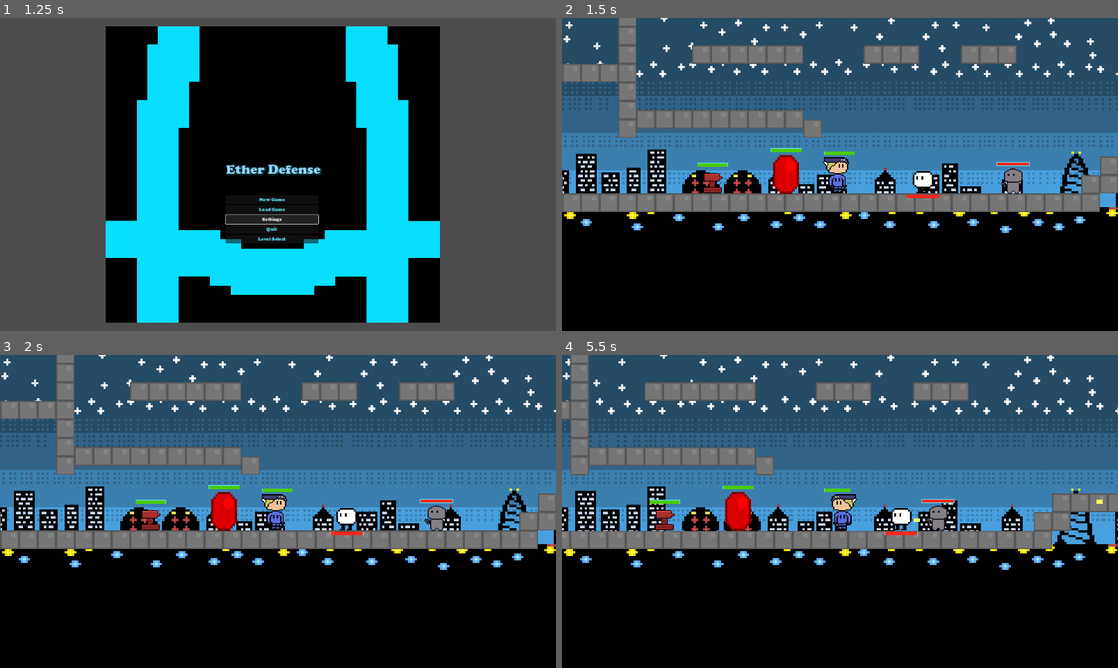
Above: before the commit, frames 1-4 (two rows, left to right).
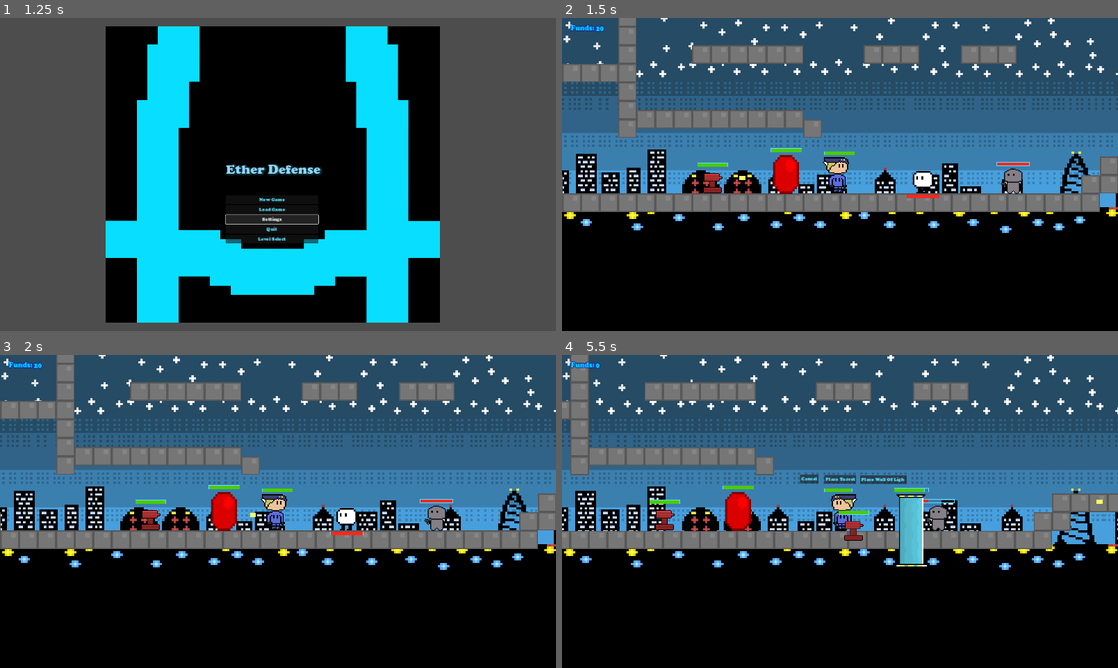
Above: after the commit, the same moments.

Repository: CoolBoy0064/EtherDefense
Game: Godot game, scene res://Title Screen.tscn
Two runs of this game, one before a commit and one after it. Both use one fixed random seed, a clock stepped at 60 frames per second and the inputs below.
Inputs (mouse positions are in pixels of both pictures, inside the frame that each line leads up to):
- Up to frame 1 (1.25 s): click "Settings" at 0.5 s
- Up to frame 2 (1.5 s): click "New Game" at 1.25 s
- Up to frame 3 (2 s): no input
- Up to frame 4 (5.5 s): hold D (move_right) 2.03-2.75 s; hold 1 (spawn_tower, bound only after the commit) 2.03-2.75 s; tap Space (jump) at 2.27, 3.77 s; click (840, 480) at 2.75 s, where only the run after the commit has a clickable "Place Turret"; hold D (move_right) 3.53-4.25 s; tap V (Secondary) at 3.6 s; tap 1 (spawn_tower, bound only after the commit) at 3.8, 5.3 s; click (884, 480) at 4.25 s, where only the run after the commit has a clickable "Place Wall Of Light"; hold A (move_left) from 5.03 s (still down); hold E (Switch) from 5.03 s (still down)

Frame 1 is identical in both runs. In frame 2, 0.1% of the frame differs, in the area x 1-33%, y 2-52%; in frame 3, 0.1%; in frame 4, 2.0%, in the area x 1-71%, y 2-68%.

Commit message:
2 week update
Added feature for the player to place towers using a new resource: Fundamentals. Also added the ability for enemies to drop fundamentals , enemies can turn around as well as towers. The player can respawn after they die. Some other bug fixes are also included

Diff:
--- a/EtherDefense/MeleeEnemy.gd
+++ b/EtherDefense/MeleeEnemy.gd
@@ -9,6 +9,8 @@
 
 const flip_x = Vector2(-1, 0)
 
+@export var drop : PackedScene
+@export var drop_count = 1
 @export var starting_direction = -1 #affects the starting direction the enemy will go (-1 for left, 1 for right)
 @export var speed = Vector2(200, 1000)
 @export var gravity = 1600
@@ -25,6 +27,7 @@
 
 # Called when the node enters the scene tree for the first time.
 func _ready():
+	apply_floor_snap()
 	if starting_direction != -1:
 		change_direction()
 	$Area2D/CollisionShape2D.disabled = false
@@ -73,13 +76,24 @@
 
 
 
+func destroy():
+	for xn in drop_count:
+		call_deferred("create_drop", xn)
+	queue_free()
+
+func create_drop(xn):
+		var drop_instance = drop.instantiate()
+		get_tree().get_root().add_child(drop_instance)
+		drop_instance.global_position = global_position
+		drop_instance.global_position.x = drop_instance.global_position.x + (xn * 20)
+
 
 func handle_hit(dmg):
 	Health -= dmg
 	HPBar.value = (Health / float(MAX_HEALTH)) * 100
 	if Health <= 0:
 		emit_signal("died")
-		queue_free()
+		destroy()
 
 
 func _on_area_2d_body_entered(body: Node2D) -> void:
--- a/EtherDefense/Player.gd
+++ b/EtherDefense/Player.gd
@@ -56,6 +56,8 @@
 		shield()
 	if event.is_action_pressed("ui_pause"):
 		get_tree().change_scene_to_file("res://Title Screen.tscn")
+	if event.is_action_pressed("spawn_tower"):
+		$Build_Menu.show()
 
 
 
@@ -114,6 +116,7 @@
 
 # Called when the node enters the scene tree for the first time.
 func _ready():
+	update_HUD()
 	spawn_position = global_position
 	HPBar.max_value = MAX_HEALTH
 
@@ -218,6 +221,7 @@
 	dead = true
 	$RespawnText.show()
 	$RespawnTimer.show()
+	$CollisionShape2D.disabled = true
 
 func respawn():
 	Health = MAX_HEALTH
@@ -227,3 +231,12 @@
 	dead = false
 	$RespawnText.hide()
 	$RespawnTimer.hide()
+	$CollisionShape2D.disabled = false
+
+
+func update_HUD():
+	$Fundamentals/Label.text = str($Build_Menu.fundamentals)
+
+
+func add_funds(funds):
+	$Build_Menu.add_funds(funds)
--- a/EtherDefense/Player.tscn
+++ b/EtherDefense/Player.tscn
@@ -7,7 +7,11 @@
 [ext_resource type="PackedScene" uid="uid://bpcp15pejsahi" path="res://Projectiles/ShieldUp.tscn" id="6"]
 [ext_resource type="Texture2D" uid="uid://bturt4jpyvrix" path="res://Textures/Player Sprites/GunAttck.png" id="6_deu00"]
 [ext_resource type="Texture2D" uid="uid://cwje2jnrpagu4" path="res://Textures/Player Sprites/PlayerIdle-export.png" id="6_gk6m8"]
-[ext_resource type="LabelSettings" uid="uid://ck3810640q7v" path="res://RespawnSettings.tres" id="8_tgje5"]
+[ext_resource type="LabelSettings" uid="uid://3ju0s8st4ldj" path="res://RespawnSettings.tres" id="8_tgje5"]
+[ext_resource type="Script" path="res://build_menu.gd" id="9_bkhlj"]
+[ext_resource type="PackedScene" uid="uid://bwteg7ognsle" path="res://Turret.tscn" id="10_jj0uu"]
+[ext_resource type="Theme" uid="uid://172w2bxq0x0l" path="res://Button.tres" id="11_4aatc"]
+[ext_resource type="PackedScene" uid="uid://c52hevvnchkt5" path="res://wall_of_light.tscn" id="11_buoyy"]
 
 [sub_resource type="CanvasItemMaterial" id="8"]
 
@@ -221,6 +225,7 @@
 
 [node name="RespawnText" type="Label" parent="."]
 visible = false
+z_index = 4000
 offset_left = -97.0
 offset_top = -139.0
 offset_right = 52.0
@@ -230,6 +235,7 @@
 
 [node name="RespawnTimer" type="Label" parent="."]
 visible = false
+z_index = 4000
 offset_left = 58.0
 offset_top = -139.0
 offset_right = 98.0
@@ -238,4 +244,69 @@
 "
 label_settings = ExtResource("8_tgje5")
 
+[node name="Fundamentals" type="Label" parent="."]
+z_index = 4000
+offset_left = -930.0
+offset_top = -521.0
+offset_right = -848.0
+offset_bottom = -492.0
+text = "Funds:"
+label_settings = ExtResource("8_tgje5")
+
+[node name="Label" type="Label" parent="Fundamentals"]
+layout_mode = 0
+offset_left = 86.0
+offset_top = 2.0
+offset_right = 126.0
+offset_bottom = 31.0
+label_settings = ExtResource("8_tgje5")
+
+[node name="Build_Menu" type="Control" parent="."]
+visible = false
+z_index = 4000
+layout_mode = 3
+anchors_preset = 0
+offset_right = 40.0
+offset_bottom = 40.0
+script = ExtResource("9_bkhlj")
+Tower1 = ExtResource("10_jj0uu")
+Tower2 = ExtResource("11_buoyy")
+
+[node name="Turret" type="Button" parent="Build_Menu"]
+layout_mode = 0
+offset_left = -54.0
+offset_top = -126.0
+offset_right = 56.0
+offset_bottom = -99.0
+theme = ExtResource("11_4aatc")
+text = "Place Turret"
+
+[node name="Placement_spot" type="Marker2D" parent="Build_Menu"]
+position = Vector2(100, 65)
+
+[node name="Placement_spot2" type="Marker2D" parent="Build_Menu"]
+position = Vector2(-100, 65)
+
+[node name="Wall" type="Button" parent="Build_Menu"]
+layout_mode = 0
+offset_left = 69.0
+offset_top = -125.0
+offset_right = 231.0
+offset_bottom = -98.0
+theme = ExtResource("11_4aatc")
+text = "Place Wall Of Light"
+
+[node name="Exit" type="Button" parent="Build_Menu"]
+layout_mode = 0
+offset_left = -138.0
+offset_top = -128.0
+offset_right = -75.0
+offset_bottom = -97.0
+theme = ExtResource("11_4aatc")
+text = "Cancel
+"
+
 [connection signal="body_entered" from="EnemyDetector" to="." method="_on_EnemyDetector_body_entered"]
+[connection signal="pressed" from="Build_Menu/Turret" to="Build_Menu" method="_on_turret_pressed"]
+[connection signal="pressed" from="Build_Menu/Wall" to="Build_Menu" method="_on_wall_pressed"]
+[connection signal="pressed" from="Build_Menu/Exit" to="Build_Menu" method="_on_exit_pressed"]
--- a/EtherDefense/ShooterEnemy.gd
+++ b/EtherDefense/ShooterEnemy.gd
@@ -1,4 +1,6 @@
 extends Actor
+
+signal died
 
 var shooting = 0
 var shootCooldown = 0
@@ -9,6 +11,8 @@
 var direction = -1
 var wall = 0
 var stop = false;
+@export var drop : PackedScene
+@export var drop_count = 1
 @export var starting_direction = 1
 @onready var sprite : Sprite2D = get_node("Sprite2D")
 @onready var HPBar = $HealthBar
@@ -20,6 +24,7 @@
 @onready var detector = $Area2D/CollisionShape2D
 
 func _ready() -> void:
+	apply_floor_snap()
 	if starting_direction != 1:
 		change_direction()
 # Called every frame. 'delta' is the elapsed time since the previous frame.
@@ -93,7 +98,7 @@
 	HPBar.value = (Health / float(MAX_HEALTH)) * 100
 	if Health <= 0:
 		emit_signal("died")
-		queue_free()
+		destroy()
 
 
 func _on_area_2d_body_exited(body: Node2D) -> void:
@@ -108,3 +113,15 @@
 	direction = direction * -1
 	lookLeft = !lookLeft
 	$Area2D/CollisionShape2D.position.x = $Area2D/CollisionShape2D.position.x * -1
+
+func destroy():
+	for xn in drop_count:
+		call_deferred("create_drop", xn)
+	queue_free()
+
+#ISSUE: drops get created slightly in the ground for the enemy that uses this files, will probably hardcode position later
+func create_drop(xn):
+		var drop_instance = drop.instantiate()
+		get_tree().get_root().add_child(drop_instance)
+		drop_instance.global_position = global_position
+		drop_instance.global_position.x = drop_instance.global_position.x + (xn * 20)
--- a/EtherDefense/ShooterEnemy.tscn
+++ b/EtherDefense/ShooterEnemy.tscn
@@ -1,7 +1,8 @@
-[gd_scene load_steps=10 format=3 uid="uid://b1tp87d71nlpw"]
+[gd_scene load_steps=11 format=3 uid="uid://b1tp87d71nlpw"]
 
 [ext_resource type="Script" path="res://ShooterEnemy.gd" id="2"]
 [ext_resource type="PackedScene" uid="uid://bdjatifhtb4wk" path="res://Projectiles/EnemyBoolet.tscn" id="2_r5k38"]
+[ext_resource type="PackedScene" uid="uid://b482buce5qyfn" path="res://funds.tscn" id="2_t7amq"]
 [ext_resource type="Texture2D" uid="uid://cgltlmv62lof3" path="res://Textures/RangedEnemy.png" id="3_a4no5"]
 
 [sub_resource type="RectangleShape2D" id="1"]
@@ -35,6 +36,7 @@
 collision_layer = 4
 collision_mask = 3
 script = ExtResource("2")
+drop = ExtResource("2_t7amq")
 Bullet = ExtResource("2_r5k38")
 speed = Vector2(100, 1000)
 Health = 20
--- a/EtherDefense/Turret.gd
+++ b/EtherDefense/Turret.gd
@@ -32,7 +32,7 @@
 # Called when the node enters the scene tree for the first time.
 func _ready() -> void:
 	if start_scale == -1:
-		flip_turret()
+		flip_tower()
 
 func _physics_process(delta: float) -> void:
 	if shooting:
@@ -58,6 +58,8 @@
 	print (enemies)
 
 func shoot():
+	if (!is_instance_valid(current_enemy)):
+		return #do nothing if the enemy were shooting does not exist
 	var bullet_instance = Bullet.instantiate()
 	get_tree().get_root().add_child(bullet_instance)
 	bullet_instance.global_position = gun.global_position
@@ -93,8 +95,14 @@
 	else:
 		current_enemy = next_enemy
 
-func flip_turret():
+func flip_tower():
 	if scale.x == 1:
 		scale.x = -1
+		$HealthBar.scale.x = $HealthBar.scale.x * -1
+		$HealthBar.position.x = $HealthBar.position.x * -1
+		lookleft = true
 	else:
 		scale.x = 1
+		$HealthBar.scale.x = $HealthBar.scale.x * -1
+		$HealthBar.position.x = $HealthBar.position.x * -1
+		lookleft = false
--- a/EtherDefense/Turret.tscn
+++ b/EtherDefense/Turret.tscn
@@ -9,7 +9,7 @@
 size = Vector2(64, 74)
 
 [sub_resource type="RectangleShape2D" id="2"]
-size = Vector2(1144, 67.75)
+size = Vector2(795, 90)
 
 [sub_resource type="CanvasItemMaterial" id="CanvasItemMaterial_38ui2"]
 
@@ -58,7 +58,7 @@
 
 [node name="CollisionShape2D" type="CollisionShape2D" parent="Area2D"]
 modulate = Color(1, 0.917647, 0.32549, 1)
-position = Vector2(-2, -2.125)
+position = Vector2(365, -14)
 shape = SubResource("2")
 
 [node name="HealthBar" type="ProgressBar" parent="."]
--- a/EtherDefense/brute.tscn
+++ b/EtherDefense/brute.tscn
@@ -1,7 +1,8 @@
-[gd_scene load_steps=23 format=3 uid="uid://d0v2eqbe6pviy"]
+[gd_scene load_steps=24 format=3 uid="uid://d0v2eqbe6pviy"]
 
 [ext_resource type="Script" path="res://MeleeEnemy.gd" id="1_j2mkk"]
 [ext_resource type="Texture2D" uid="uid://baipuq5ar85uc" path="res://Textures/Brute/BruteAttack.png" id="2_bk0ss"]
+[ext_resource type="PackedScene" uid="uid://b482buce5qyfn" path="res://funds.tscn" id="2_r4dme"]
 [ext_resource type="Texture2D" uid="uid://cgbvdx3ijq3bi" path="res://Textures/Brute/BruteWalk.png" id="3_tq1dc"]
 
 [sub_resource type="AtlasTexture" id="AtlasTexture_ncqov"]
@@ -196,6 +197,8 @@
 collision_layer = 4
 collision_mask = 3
 script = ExtResource("1_j2mkk")
+drop = ExtResource("2_r4dme")
+drop_count = 2
 speed = Vector2(100, 1000)
 damage = 15
 attackSpeed = 3
--- /dev/null
+++ b/EtherDefense/build_menu.gd
@@ -0,0 +1,58 @@
+extends Control
+
+
+
+@export var Tower1 : PackedScene
+@export var Tower2 : PackedScene
+@export var Tower1_cost = 10
+@export var Tower2_cost = 10
+@export var MAX_FUNDAMENTALS = 50
+var fundamentals = 20
+
+#Creates a turret at the placement spot and hides the build menu
+func _on_turret_pressed() -> void:
+	if fundamentals < Tower1_cost:
+		print("ERROR not enough funds")
+		hide()
+		return
+
+	fundamentals = fundamentals - Tower1_cost
+	get_parent().update_HUD()
+	var tower_instance = Tower1.instantiate()
+	get_tree().get_root().add_child(tower_instance)
+	tower_instance.global_position = $Placement_spot.global_position
+	if get_parent().lookLeft:
+		tower_instance.flip_tower() #if the player is looking to the left, spawn the tower facing left
+		tower_instance.global_position = $Placement_spot2.global_position
+	tower_instance.apply_floor_snap()
+	hide()
+
+
+#Hides the Build Menu and does nothing else
+func _on_exit_pressed() -> void:
+	hide()
+
+
+
+#Creates a wall of light at the placement spot and hides the build menu
+func _on_wall_pressed() -> void:
+	if fundamentals < Tower2_cost:
+		print("ERROR not enough funds")
+		hide()
+		return
+
+	fundamentals = fundamentals - Tower2_cost
+	get_parent().update_HUD()
+	var tower_instance = Tower2.instantiate()
+	get_tree().get_root().add_child(tower_instance)
+	tower_instance.global_position = $Placement_spot.global_position
+	if get_parent().lookLeft:
+		tower_instance.flip_tower() #if the player is looking to the left, spawn the tower facing left
+		tower_instance.global_position = $Placement_spot2.global_position
+	tower_instance.apply_floor_snap()
+	hide()
+
+func add_funds(funds):
+	fundamentals = fundamentals + funds
+	get_parent().update_HUD()
+	print("current funds: ", fundamentals)
--- /dev/null
+++ b/EtherDefense/funds.gd
@@ -0,0 +1,9 @@
+extends Area2D
+
+@export var value = 10
+
+func _on_body_entered(body: Node2D) -> void:
+	if(body.has_method("add_funds")):
+		print("adding funds")
+		body.add_funds(value)
+		queue_free()
--- /dev/null
+++ b/EtherDefense/funds.tscn
@@ -0,0 +1,22 @@
+[gd_scene load_steps=4 format=3 uid="uid://b482buce5qyfn"]
+
+[ext_resource type="Script" path="res://funds.gd" id="1_jrtue"]
+[ext_resource type="Texture2D" uid="uid://vlrhvbhguda2" path="res://Textures/Fundamentals.png" id="2_dwpbk"]
+
+[sub_resource type="RectangleShape2D" id="RectangleShape2D_raofx"]
+size = Vector2(101, 51)
+
+[node name="Funds" type="Area2D"]
+collision_layer = 0
+collision_mask = 2
+script = ExtResource("1_jrtue")
+
+[node name="Sprite2D" type="Sprite2D" parent="."]
+position = Vector2(1, 0)
+texture = ExtResource("2_dwpbk")
+
+[node name="CollisionShape2D" type="CollisionShape2D" parent="."]
+position = Vector2(-0.5, 37.5)
+shape = SubResource("RectangleShape2D_raofx")
+
+[connection signal="body_entered" from="." to="." method="_on_body_entered"]
--- a/EtherDefense/project.godot
+++ b/EtherDefense/project.godot
@@ -76,6 +76,16 @@
 "events": [Object(InputEventKey,"resource_local_to_scene":false,"resource_name":"","device":0,"window_id":0,"alt_presse …(194 unchanged characters)…
 ]
 }
+start_wave={
+"deadzone": 0.5,
+"events": [Object(InputEventKey,"resource_local_to_scene":false,"resource_name":"","device":-1,"window_id":0,"alt_pressed":false,"shift_pressed":false,"ctrl_pressed":false,"meta_pressed":false,"pressed":false,"keycode":0,"physical_keycode":52,"key_label":0,"unicode":52,"location":0,"echo":false,"script":null)
+]
+}
+spawn_tower={
+"deadzone": 0.5,
+"events": [Object(InputEventKey,"resource_local_to_scene":false,"resource_name":"","device":-1,"window_id":0,"alt_pressed":false,"shift_pressed":false,"ctrl_pressed":false,"meta_pressed":false,"pressed":false,"keycode":0,"physical_keycode":49,"key_label":0,"unicode":49,"location":0,"echo":false,"script":null)
+]
+}
 
 [layer_names]
 
--- a/EtherDefense/scorpion.tscn
+++ b/EtherDefense/scorpion.tscn
@@ -1,6 +1,7 @@
-[gd_scene load_steps=22 format=3 uid="uid://6thl7vbhllc"]
+[gd_scene load_steps=23 format=3 uid="uid://6thl7vbhllc"]
 
 [ext_resource type="Script" path="res://MeleeEnemy.gd" id="1_0msp4"]
+[ext_resource type="PackedScene" uid="uid://b482buce5qyfn" path="res://funds.tscn" id="2_3jysn"]
 [ext_resource type="Texture2D" uid="uid://3tmk2h3hunv3" path="res://Textures/Scorpion/ScorpionAttack.png" id="2_l4snb"]
 [ext_resource type="Texture2D" uid="uid://bnhi4rym3dii6" path="res://Textures/Scorpion/Scorpion.png" id="3_s75tg"]
 
@@ -189,8 +190,8 @@
 collision_layer = 4
 collision_mask = 3
 script = ExtResource("1_0msp4")
+drop = ExtResource("2_3jysn")
 Health = 20
-MAX_HEALTH = 20
 
 [node name="AnimatedSprite2D" type="AnimatedSprite2D" parent="."]
 sprite_frames = SubResource("SpriteFrames_6556i")
--- a/EtherDefense/wall_of_light.gd
+++ b/EtherDefense/wall_of_light.gd
@@ -13,8 +13,6 @@
 		destroy()
 
 
-func _ready() -> void:
-	scale.x = start_scale
 
 func _physics_process(delta):
 	velocity.y += gravity * delta
@@ -24,3 +22,9 @@
 # Add code for the tower to explode later
 func destroy():
 	queue_free()
+
+func flip_tower():
+	if scale.x == 1:
+		$AnimatedSprite2D.flip_h = false
+	else:
+		$AnimatedSprite2D.flip_h = true
Not shown, changed: EtherDefense/OceanBaseLvl.tscn
Not shown: 1 places in EtherDefense/Player.tscn that only renumber resources
